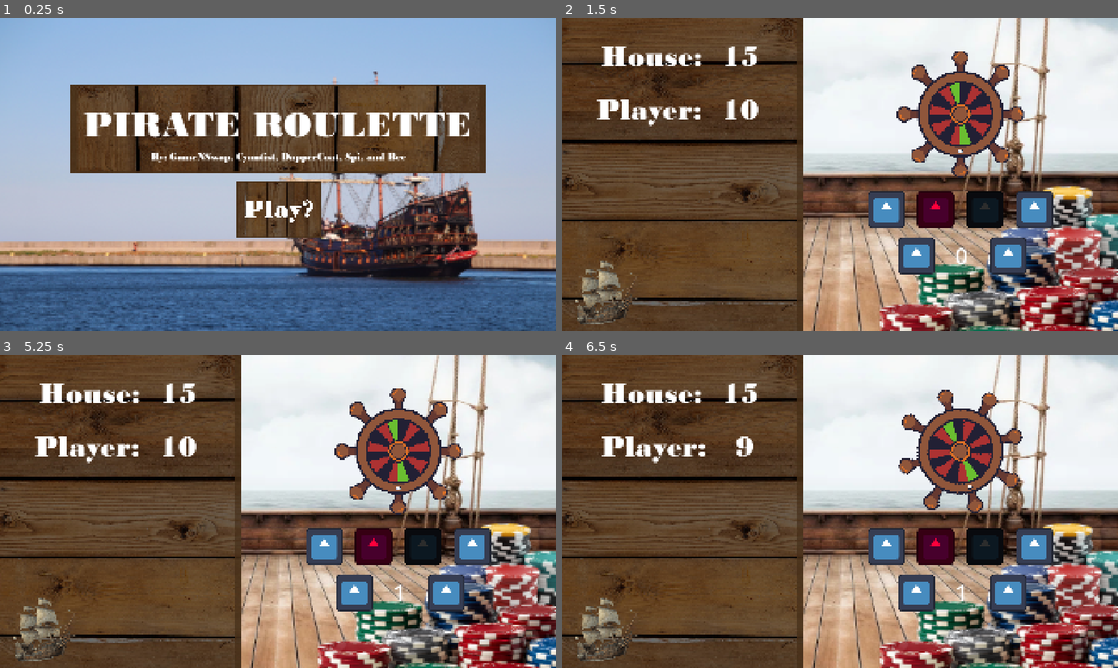
Above: before the commit, frames 1-4 (two rows, left to right).
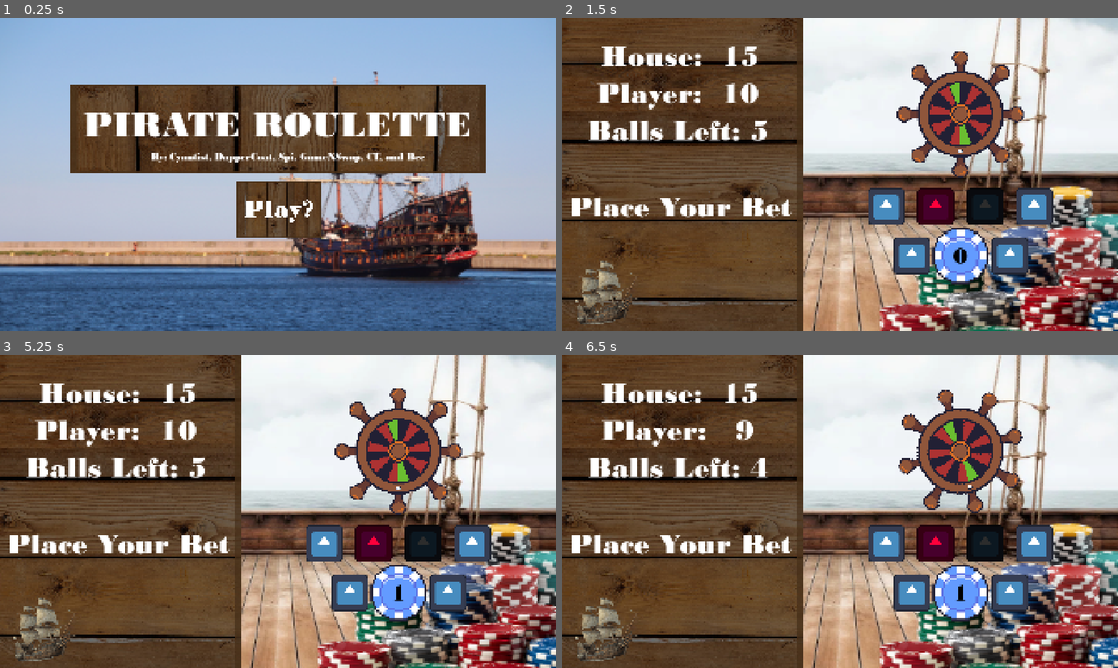
Above: after the commit, the same moments.

Repository: DapperCoat/The-Very-Serious-Game-Jam---Team-Bitato
Game: Godot game, scene res://Scenes/intro.tscn
The game is run twice, just before and just after one commit, with the same random seed, the same clock (stepped at 60 frames per second) and the same inputs. The engine's default icon, where the game draws it, is replaced by a stand-in: a white triangle on a blue panel in a dark square.
Inputs (mouse positions are in pixels of both pictures, inside the frame that each line leads up to; where the layout moved, square brackets give the same spot in the first picture):
- Up to frame 1 (0.25 s): no input
- Up to frame 2 (1.5 s): click (840, 208) at 0.5 s; click (884, 205) [884, 208] at 1.25 s
- Up to frame 3 (5.25 s): click (372, 542) [372, 545] at 2 s; click (422, 542) [422, 545] at 2.75 s; click (472, 542) [472, 545] at 3.5 s; click (350, 592) [355, 592] at 4.25 s; click (450, 592) [444, 592] at 5 s
- Up to frame 4 (6.5 s): click (884, 542) [884, 545] at 5.75 s

The runs differ from the first frame. In frame 1, 0.8% of the frame differs, in the area x 31-77%, y 43-47%; in frame 2, 6.9%, in the area x 1-89%, y 20-86%; in frame 3, 6.9%; in frame 4, 6.7%.

Commit message:
UI and music set up

Diff:
--- a/Scenes/bet_manager.tscn
+++ b/Scenes/bet_manager.tscn
@@ -2,9 +2,13 @@
 
 [ext_resource type="Texture2D" uid="uid://cpnp83rmnnio2" path="res://icon.svg" id="1_6ku8g"]
 [ext_resource type="Script" uid="uid://cw5eelbq7ngr4" path="res://Scripts/bet_manager.gd" id="1_rubdl"]
+[ext_resource type="Texture2D" uid="uid://c4ssyt5w6nr2t" path="res://Assets/topdown_chip.png" id="2_5y0bu"]
+[ext_resource type="FontFile" uid="uid://bfh3qvucf53mx" path="res://Assets/Fonts/Bodoni MT Black.ttf" id="3_lka4q"]
 
 [sub_resource type="LabelSettings" id="LabelSettings_rubdl"]
+font = ExtResource("3_lka4q")
 font_size = 80
+font_color = Color(0, 0, 0, 1)
 shadow_size = 0
 
 [node name="BetManager" type="Control" unique_id=2033652603]
@@ -22,6 +26,14 @@
 offset_right = 40.0
 offset_bottom = 40.0
 
+[node name="TextureRect3" type="TextureRect" parent="LabelCont" unique_id=1148278188]
+layout_mode = 0
+offset_left = 440.0
+offset_top = 400.0
+offset_right = 680.0
+offset_bottom = 640.0
+texture = ExtResource("2_5y0bu")
+
 [node name="BetDisplay" type="Label" parent="LabelCont" unique_id=235305230]
 layout_mode = 1
 anchors_preset = -1
@@ -29,11 +41,14 @@
 anchor_top = 11.6
 anchor_right = 16.0
 anchor_bottom = 14.400001
-offset_left = -3.0517578e-05
-offset_bottom = -2.0
+offset_left = -6.0000305
+offset_top = 3.0
+offset_right = -1.0
+offset_bottom = 1.0
 text = "0"
 label_settings = SubResource("LabelSettings_rubdl")
 horizontal_alignment = 1
+vertical_alignment = 1
 
 [node name="ButtonCont" type="Control" parent="." unique_id=1306734759]
 anchors_preset = 0
@@ -48,9 +63,9 @@
 anchor_right = 0.319
 anchor_bottom = 0.65900004
 offset_left = 231.68
-offset_top = 278.68
+offset_top = 268.68
 offset_right = 355.24
-offset_bottom = 398.64
+offset_bottom = 388.64
 toggle_mode = true
 texture_normal = ExtResource("1_6ku8g")
 
@@ -63,9 +78,9 @@
 anchor_right = 0.467
 anchor_bottom = 0.65900004
 offset_left = 395.76
-offset_top = 278.68
+offset_top = 268.68
 offset_right = 519.32
-offset_bottom = 398.64
+offset_bottom = 388.64
 toggle_mode = true
 texture_normal = ExtResource("1_6ku8g")
 
@@ -78,9 +93,9 @@
 anchor_right = 0.615
 anchor_bottom = 0.65900004
 offset_left = 561.0
-offset_top = 278.68
+offset_top = 268.68
 offset_right = 684.4
-offset_bottom = 398.64
+offset_bottom = 388.64
 toggle_mode = true
 texture_normal = ExtResource("1_6ku8g")
 
@@ -92,26 +107,26 @@
 anchor_right = 0.763
 anchor_bottom = 0.65900004
 offset_left = 724.92
-offset_top = 278.68
+offset_top = 268.68
 offset_right = 848.48
-offset_bottom = 398.64
+offset_bottom = 388.64
 toggle_mode = true
 texture_normal = ExtResource("1_6ku8g")
 
 [node name="MinusButton" type="TextureButton" parent="ButtonCont" unique_id=1552625495]
 layout_mode = 0
-offset_left = 344.0
+offset_left = 328.0
 offset_top = 456.0
-offset_right = 472.0
+offset_right = 456.0
 offset_bottom = 584.0
 toggle_mode = true
 texture_normal = ExtResource("1_6ku8g")
 
 [node name="PlusButton" type="TextureButton" parent="ButtonCont" unique_id=2096030945]
 layout_mode = 0
-offset_left = 661.0
+offset_left = 667.0
 offset_top = 456.0
-offset_right = 789.0
+offset_right = 795.0
 offset_bottom = 584.0
 toggle_mode = true
 texture_normal = ExtResource("1_6ku8g")
--- a/Scenes/game_scene.tscn
+++ b/Scenes/game_scene.tscn
@@ -4,7 +4,6 @@
 [ext_resource type="Script" uid="uid://dt413y2no3li2" path="res://Scripts/game_scene.gd" id="1_fiftr"]
 [ext_resource type="PackedScene" uid="uid://d3itjlv44ewb2" path="res://Scenes/chip_manager.tscn" id="2_fiftr"]
 [ext_resource type="Texture2D" uid="uid://dbt4dnifr1djg" path="res://Assets/game_bg.png" id="2_rgj8m"]
-[ext_resource type="PackedScene" uid="uid://dmap0kqdnl13c" path="res://Scenes/rouletteWheel.tscn" id="3_1ixah"]
 [ext_resource type="Texture2D" uid="uid://fpj4awvgvs20" path="res://Assets/UiCont.jpg" id="3_2fmhe"]
 [ext_resource type="PackedScene" uid="uid://bia2je5asj3bf" path="res://Scenes/wheel.tscn" id="3_rgj8m"]
 [ext_resource type="FontFile" uid="uid://bfh3qvucf53mx" path="res://Assets/Fonts/Bodoni MT Black.ttf" id="5_7iton"]
@@ -13,6 +12,16 @@
 [sub_resource type="LabelSettings" id="LabelSettings_11i6w"]
 font = ExtResource("5_7iton")
 font_size = 100
+
+[sub_resource type="LabelSettings" id="LabelSettings_bbj2o"]
+font = ExtResource("5_7iton")
+font_size = 120
+font_color = Color(1, 0.78431374, 0.12941177, 1)
+
+[sub_resource type="LabelSettings" id="LabelSettings_ikfsv"]
+font = ExtResource("5_7iton")
+font_size = 120
+font_color = Color(0.75686276, 0.11764706, 0, 1)
 
 [node name="GameScene" type="Node2D" unique_id=135266820 node_paths=PackedStringArray("chip_manager", "bet_manager")]
 script = ExtResource("1_fiftr")
@@ -35,7 +44,7 @@
 offset_right = -6.1035156e-05
 texture = ExtResource("2_rgj8m")
 
-[node name="NinePatchRect" type="NinePatchRect" parent="UI" unique_id=1857363667]
+[node name="ScoreCont" type="NinePatchRect" parent="UI" unique_id=1857363667]
 layout_mode = 1
 anchors_preset = -1
 anchor_left = -24.6
@@ -47,7 +56,7 @@
 scale = Vector2(11.28, 11.28)
 texture = ExtResource("3_2fmhe")
 
-[node name="BetManager" parent="UI" unique_id=2033652603 node_paths=PackedStringArray("chip_manager", "roulette_wheel") instance=ExtResource("1_6h5vk")]
+[node name="BetManager" parent="UI" unique_id=2033652603 node_paths=PackedStringArray("chip_manager") instance=ExtResource("1_6h5vk")]
 layout_mode = 0
 anchors_preset = 0
 anchor_right = 0.0
@@ -59,17 +68,15 @@
 grow_horizontal = 1
 grow_vertical = 1
 chip_manager = NodePath("../../ChipManager")
-roulette_wheel = NodePath("../../Roulette Wheel")
 
 [node name="ChipsToBeatLabel" type="Label" parent="UI" unique_id=1160048790]
 layout_mode = 1
 anchors_preset = -1
-anchor_left = -22.400002
+anchor_left = -21.6
 anchor_top = -8.0
-anchor_right = -8.0
+anchor_right = -5.9500003
 anchor_bottom = -4.0
-offset_left = 32.00006
-offset_right = 82.0
+offset_right = 1.5258789e-05
 text = "House: XXX"
 label_settings = SubResource("LabelSettings_11i6w")
 horizontal_alignment = 1
@@ -78,26 +85,74 @@
 [node name="PlayerChips" type="Label" parent="UI" unique_id=2146253337]
 layout_mode = 1
 anchors_preset = -1
-anchor_left = -22.400002
-anchor_top = -3.4
-anchor_right = -8.0
-anchor_bottom = 0.6
-offset_left = 16.000061
-offset_right = 81.0
+anchor_left = -22.000002
+anchor_top = -4.8
+anchor_right = -6.0000005
+anchor_bottom = -0.8
+offset_left = 6.1035156e-05
+offset_right = 1.0000153
 text = "Player: XXX"
 label_settings = SubResource("LabelSettings_11i6w")
 horizontal_alignment = 1
 vertical_alignment = 1
 
-[node name="SpinButton" type="Button" parent="UI" unique_id=716895479]
+[node name="BallsLeft" type="Label" parent="UI" unique_id=889000287]
+layout_mode = 1
+anchors_preset = -1
+anchor_left = -22.000002
+anchor_top = -1.575
+anchor_right = -5.9500003
+anchor_bottom = 2.4250002
+offset_left = 6.1035156e-05
+offset_right = 1.5258789e-05
+text = "Balls Left: X"
+label_settings = SubResource("LabelSettings_11i6w")
+horizontal_alignment = 1
+vertical_alignment = 1
+
+[node name="PlaceYourBet" type="Label" parent="UI" unique_id=1926779757]
+layout_mode = 1
+anchors_preset = -1
+anchor_left = -23.400002
+anchor_top = 5.0
+anchor_right = -4.2000003
+anchor_bottom = 9.0
+offset_left = 6.1035156e-05
+offset_right = 2.0000153
+text = "Place Your Bet"
+label_settings = SubResource("LabelSettings_11i6w")
+horizontal_alignment = 1
+vertical_alignment = 1
+
+[node name="BetWon" type="Label" parent="UI" unique_id=680814386]
 visible = false
-layout_mode = 0
-offset_left = 640.0
-offset_top = 384.0
-offset_right = 832.0
-offset_bottom = 512.0
-theme_override_font_sizes/font_size = 32
-text = "Spin"
+layout_mode = 1
+anchors_preset = -1
+anchor_left = -21.6
+anchor_top = 4.5
+anchor_right = -5.5000005
+anchor_bottom = 9.700001
+offset_right = 1.5258789e-05
+offset_bottom = -3.0517578e-05
+text = "BET WON"
+label_settings = SubResource("LabelSettings_bbj2o")
+horizontal_alignment = 1
+vertical_alignment = 1
+
+[node name="BetLost" type="Label" parent="UI" unique_id=1916023375]
+visible = false
+layout_mode = 1
+anchors_preset = -1
+anchor_left = -21.6
+anchor_top = 4.5
+anchor_right = -5.175
+anchor_bottom = 9.700001
+offset_right = -13.0
+offset_bottom = -3.0517578e-05
+text = "BET LOST"
+label_settings = SubResource("LabelSettings_ikfsv")
+horizontal_alignment = 1
+vertical_alignment = 1
 
 [node name="TextureRect2" type="TextureRect" parent="UI" unique_id=984628407]
 layout_mode = 0
@@ -112,11 +167,6 @@
 [node name="Camera2D" type="Camera2D" parent="." unique_id=1149891547]
 position = Vector2(0, 168)
 
-[node name="Roulette Wheel" parent="." unique_id=540705528 instance=ExtResource("3_1ixah")]
-visible = false
-position = Vector2(232, 0)
-scale = Vector2(1.2799982, 1.2799982)
-
 [node name="Roulette" parent="." unique_id=2135891266 instance=ExtResource("3_rgj8m")]
 position = Vector2(416, -40)
 num_segments = 16
@@ -127,4 +177,3 @@
 [node name="ChipManager" parent="." unique_id=718549349 instance=ExtResource("2_fiftr")]
 
 [connection signal="send_bet_info" from="UI/BetManager" to="." method="_on_bet_manager_send_bet_info"]
-[connection signal="pressed" from="UI/SpinButton" to="." method="_on_spin_button_pressed"]
--- a/Scenes/intro.tscn
+++ b/Scenes/intro.tscn
@@ -80,7 +80,7 @@
 offset_top = -3.0517578e-05
 offset_right = -0.00012207031
 offset_bottom = -6.1035156e-05
-text = "By: GameNSwap, Cyantist, DapperCoat, Spi, and Bee"
+text = "By: Cyantist, DapperCoat, Spi, GameNSwap, CT, and Bee"
 label_settings = SubResource("LabelSettings_bbj2o")
 horizontal_alignment = 1
 vertical_alignment = 1
--- a/Scripts/bet_manager.gd
+++ b/Scripts/bet_manager.gd
@@ -14,13 +14,15 @@
 # States control what bet the player placed
 # State clear meant to be called by outside script after roulette
 func bet_state_clear() -> void:
-	#chip_manager.place_bet(0)
+	potential_bet = 0
+	chip_manager.set_bet(0)
 	bet_display.text = str(0)
 	_set_button_disable(false, "none")
 
 #used for quickly changing if buttons are enabled the bet state
 func _set_button_disable(is_disabled: bool, new_bet_state: String) -> void:
 	bet_state = new_bet_state
+	print(potential_bet)
 	for child in button_cont.get_children():
 		child.disabled = is_disabled
 		if child.button_pressed:
--- a/Scripts/chip_manager.gd
+++ b/Scripts/chip_manager.gd
@@ -26,3 +26,4 @@
 # Raises chips_to_beat based on chip multi and how ever many extra chips the player had over chips_to_beat
 func raise_chips_to_beat() -> void:
 	chips_to_beat = round(chips_to_beat * CHIP_MULTI) + (player_chips - chips_to_beat)
+	player_chips = 10
--- a/Scripts/game_scene.gd
+++ b/Scripts/game_scene.gd
@@ -4,7 +4,13 @@
 @export var bet_manager: Control
 @onready var house_score: Label = $UI/ChipsToBeatLabel
 @onready var player_score: Label = $UI/PlayerChips
+@onready var balls_left: Label = $UI/BallsLeft
+@onready var place_your_bet: Label = $UI/PlaceYourBet
+@onready var won_text: Label = $UI/BetWon
+@onready var lost_text: Label = $UI/BetLost
 @onready var roulette_wheel = $Roulette
+# Basically lives for the roulette
+var balls: int = 5
 
 var wheel_colours = {
 	0: "green",
@@ -30,7 +36,7 @@
 
 # Called when the node enters the scene tree for the first time.
 func _ready() -> void:
-	_update_scores()
+	_update_scores(false)
 	# set wheel_can_spin to false
 
 # Called every frame. 'delta' is the elapsed time since the previous frame.
@@ -39,7 +45,7 @@
 
 # Set's wheel_can_spin to true & give wheel the bet_type
 func _on_bet_manager_send_bet_info(bet_type: String, bet: int) -> void:
-	_update_scores()
+	_update_scores(true)
 
 	roulette_wheel.spin()
 	await get_tree().create_timer(1).timeout
@@ -54,29 +60,68 @@
 		"black":
 			if colour == bet_type:
 				chip_manager.update_chips(true, 2.0)
+				_bet_won()
+			else:
+				_bet_lost()
 		"red":
 			if colour == bet_type:
 				chip_manager.update_chips(true, 2.0)
+				_bet_won()
+			else:
+				_bet_lost()
 		"green":
 			if colour == bet_type:
 				chip_manager.update_chips(true, 5.0)
+				_bet_won()
+				balls += 1
 		"odd":
 			if (value % 2 == 1):
 				chip_manager.update_chips(true, 2.0)
+				_bet_won()
+			else:
+				_bet_lost()
 		"even":
 			if (value % 2 == 0):
 				chip_manager.update_chips(true, 2.0)
+				_bet_won()
+			else:
+				_bet_lost()
+	_update_scores(false)
 
-	_update_scores()
-	bet_manager.bet_state_clear()
+func _update_scores(is_start: bool) -> void:
+	# End Game if player chips == 0
+	# Start new round if player chips >= chips to beat
+	if is_start:
+		balls -= 1
+	elif chip_manager.player_chips >= chip_manager.chips_to_beat:
+		chip_manager.raise_chips_to_beat()
+		bet_manager.bet_state_clear()
+		balls = 5
+	elif chip_manager.player_chips == 0 or balls == 0:
+		lost_text.text = "No Chips!"
+		won_text.visible = false
+		place_your_bet.visible = false
+		lost_text.visible = true
+		await get_tree().create_timer(2).timeout
+		get_tree().change_scene_to_file("res://Scenes/intro.tscn")
 
-# Needs signal from wheel to know if game was win or lose
-# func _to_be(did_bet_win):
-# bet_manager.bet_state_clear()
+	else:
+		bet_manager.bet_state_clear()
 
-func _update_scores() -> void:
 	house_score.text = "House: %3d" % [chip_manager.chips_to_beat]
 	player_score.text = "Player: %3d" % [chip_manager.player_chips]
-	# End Game if player chips == 0
-	if chip_manager.player_chips == 0:
-		pass
+	balls_left.text = "Balls Left: " + str(balls)
+
+func _bet_won() -> void:
+	place_your_bet.visible = false
+	won_text.visible = true
+	await get_tree().create_timer(2).timeout
+	won_text.visible = false
+	place_your_bet.visible = true
+
+func _bet_lost() -> void:
+	place_your_bet.visible = false
+	lost_text.visible = true
+	await get_tree().create_timer(2).timeout
+	lost_text.visible = false
+	place_your_bet.visible = true
--- a/Scripts/global_music_player.gd
+++ b/Scripts/global_music_player.gd
@@ -1,9 +1,9 @@
 extends AudioStreamPlayer
 
-# const level_music = preload("")
+const level_music = preload("res://Assets/SFX/Music/Industry3.wav")
 
 # Plays Level Music Globally
-func _play_music(music: AudioStream, volume = -17.0):
+func _play_music(music: AudioStream, volume = -12.0):
 	if stream == music:
 		return
 	else:
@@ -12,9 +12,8 @@
 		play()
 
 func play_level_music():
-	pass
-	# _play_music(level_music)
+	_play_music(level_music)
 
 func _on_finished() -> void:
-	pass # Replace with function body.
-	# _play_music(level_music)
+	stream = null
+	_play_music(level_music)
--- a/Scripts/intro.gd
+++ b/Scripts/intro.gd
@@ -3,7 +3,7 @@
 
 # Called when the node enters the scene tree for the first time.
 func _ready() -> void:
-	GlobalMusicPlayer.play()
+	GlobalMusicPlayer.play_level_music()
 
 func _on_start_game_pressed() -> void:
 	get_tree().change_scene_to_file("res://Scenes/game_scene.tscn")
Not shown, added: Assets/SFX/Music/Industry3.wav.import
Binary file added: Assets/topdown_chip.png
Not shown, added: Assets/topdown_chip.png.import
Not shown, added: Assets/SFX/Music/Industry3.wav
